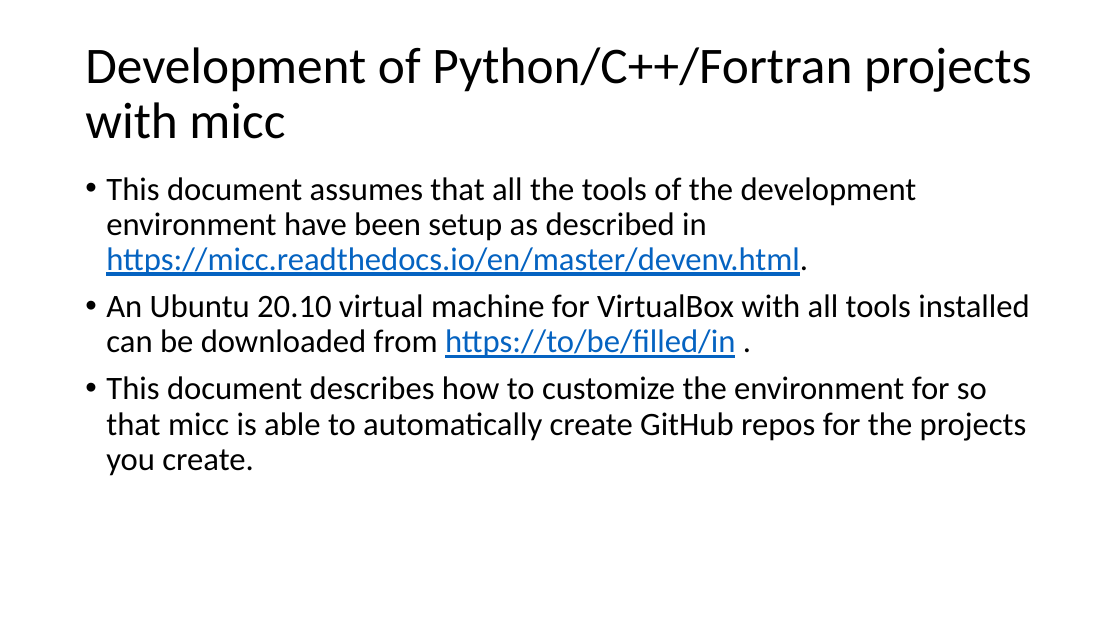
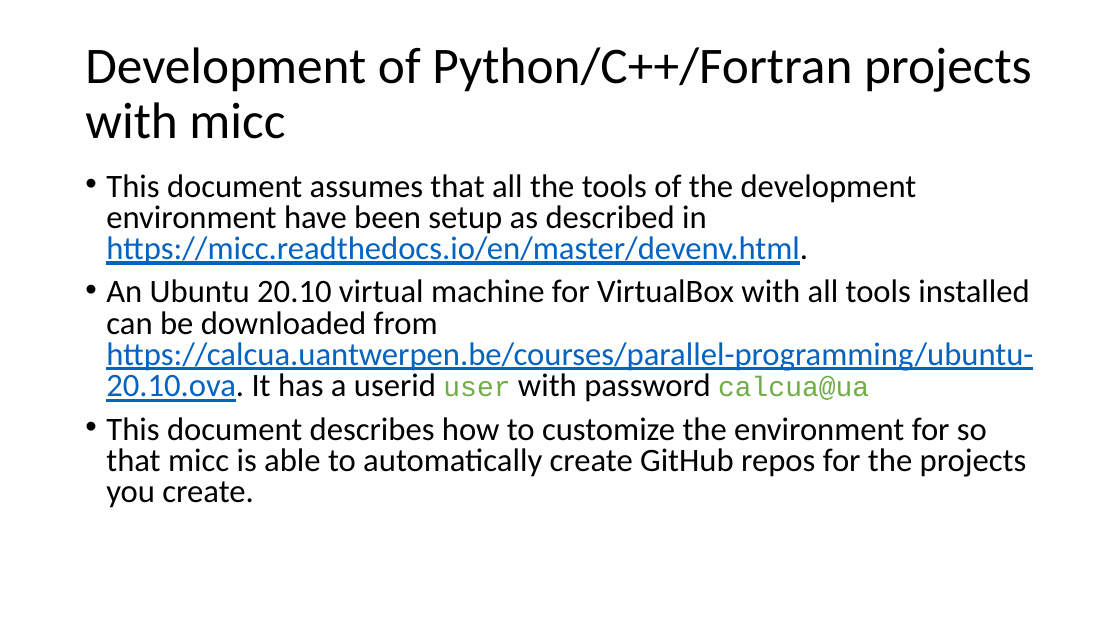
Before and after one commit to etijskens/pp, a slide deck: slide 2 of course-material/personal-setup.pptx. Drawn at 1120x630 pixels with LibreOffice and Linux fonts; fonts in the diff are those of the drawing. Boxes give left, top, right and bottom in pixels: in the first picture for what was removed or moved away, otherwise in the second. Text is boxed around its words. In the diff, an @@ line names an element or a change of style, - is before the commit and + after.

Commit message:
updated course-material

```diff
--- a/course-material/personal-setup.pptx
+++ b/course-material/personal-setup.pptx
@@ text at (x1=106, y1=174, x2=1027, y2=508): line spacing 0.9 to 0.8 @@
@@ text at (x1=106, y1=279, x2=1033, y2=402): text changed @@
-• An Ubuntu 20.10 virtual machine for VirtualBox with all tools installed can be downloaded from https://to/be/filled/in .
+• An Ubuntu 20.10 virtual machine for VirtualBox with all tools installed can be downloaded from https://calcua.uantwerpen.be/courses/parallel-programming/ubuntu-20.10.ova. It has a userid user with password calcua@ua
```
Also in this commit, not shown: 32 other files.
